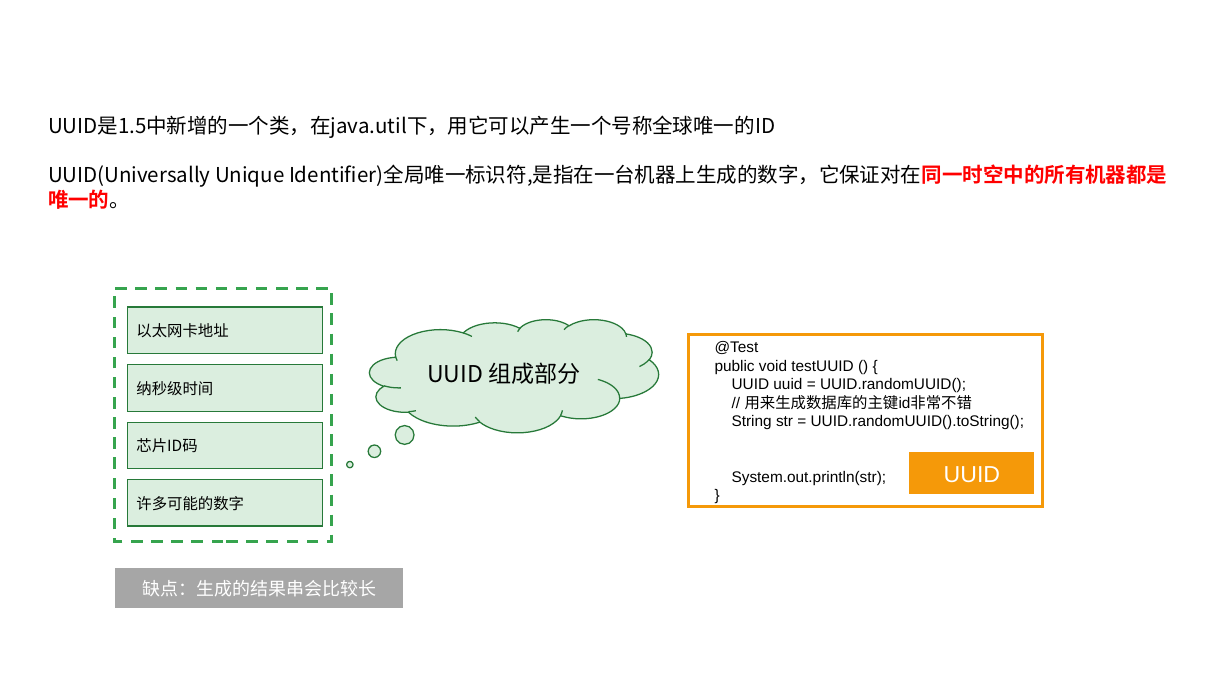
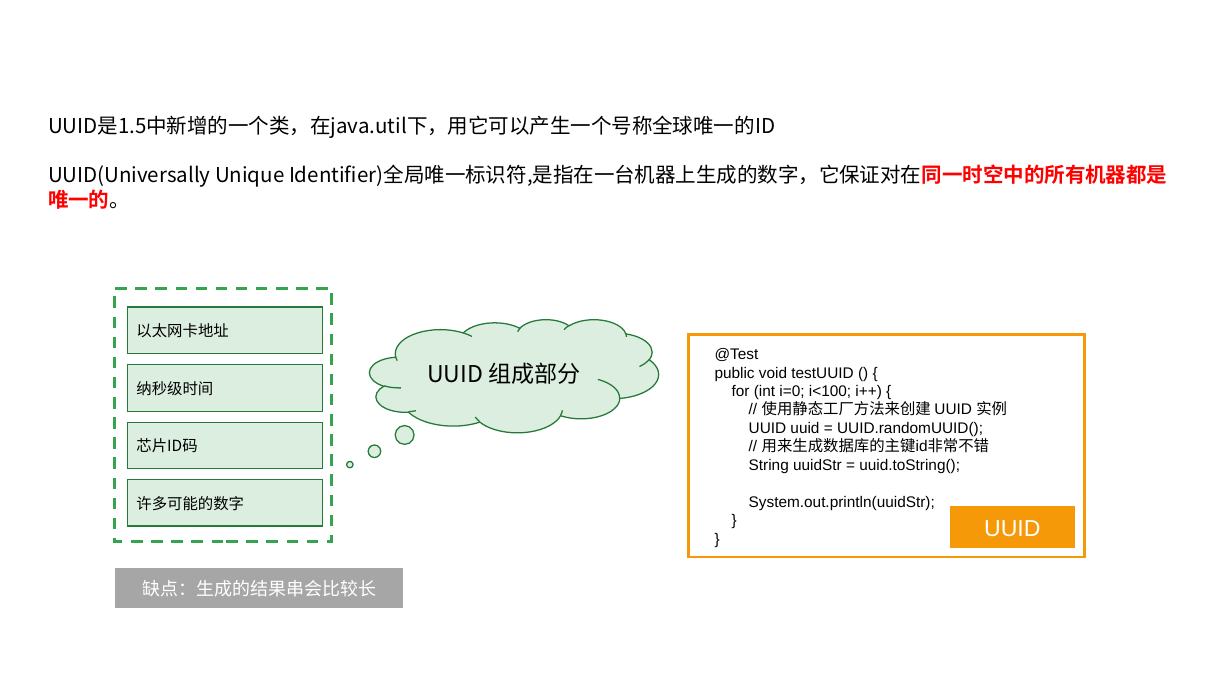
Before and after one commit to linkknown/PPT, a slide deck: slide 24 of 基础PPT/JavaSE进阶第三版/第2章：Java字符串详解.pptx (slide 25 before the commit). Drawn at 1232x693 pixels with LibreOffice and Linux fonts; fonts in the diff are those of the drawing; background and template pictures are left out. Boxes give left, top, right and bottom in pixels: in the first picture for what was removed or moved away, otherwise in the second. Text is boxed around its words. In the diff, an @@ line names an element or a change of style, - is before the commit and + after.

```diff
--- a/基础PPT/JavaSE进阶第三版/第2章：Java字符串详解.pptx
+++ b/基础PPT/JavaSE进阶第三版/第2章：Java字符串详解.pptx
@@ text in rectangle at (x1=689, y1=335, x2=1085, y2=557): paragraph added @@
+}
@@ rectangle "@Test" resized from (x1=689, y1=335, x2=1043, y2=506) to (x1=689, y1=335, x2=1085, y2=557) @@
@@ text in rectangle at (x1=732, y1=385, x2=1007, y2=416): paragraphs added @@
+for (int i=0; i<100; i++) {
+// 使用静态工厂方法来创建 UUID 实例
@@ text in rectangle at (x1=749, y1=459, x2=960, y2=510): text changed @@
-String str = UUID.randomUUID().toString();
-System.out.println(str);
+String uuidStr = uuid.toString();
+System.out.println(uuidStr);
@@ rectangle "UUID" moved from (x1=909, y1=452, x2=1036, y2=495) to (x1=949, y1=506, x2=1076, y2=549) @@
```
Also in this commit, not shown: 5 other slides changed, 1 slide removed, 12 other files.
